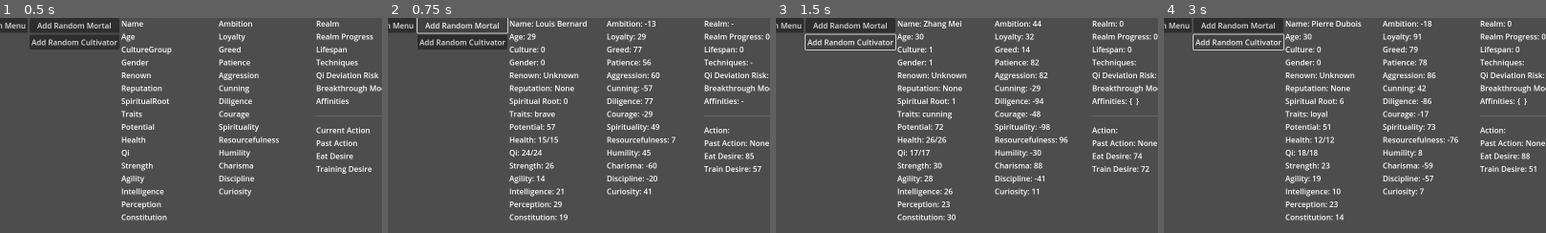
Above: before the commit, frames 1-4 (left to right).
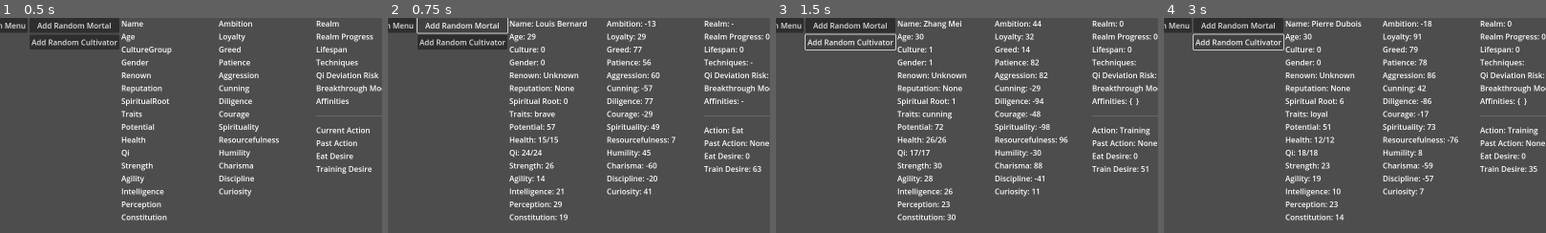
Above: after the commit, the same moments.

Repository: Chthonic-Studio/the_sect_master
Game: Godot game, scene res://Scenes/main.tscn
Same seed, same stepped clock (60 frames per second), same inputs: the game is played once before the commit and once after it.
Inputs:
- Up to frame 1 (0.5 s): no input
- Up to frame 2 (0.75 s): click "Add Random Mortal" at 0.5 s
- Up to frame 3 (1.5 s): click "Add Random Cultivator" at 1.25 s
- Up to frame 4 (3 s): click "Add Random Mortal" at 2 s; click "Add Random Cultivator" at 2.75 s
The pictures show only the part of the screen within x 8-58%, y 0-50%; the shares and areas given below are measured in that part.

Frame 1 is identical in both runs. In frame 2, 0.1% of the frame differs, in the area x 90-98%, y 50-72%; in frame 3, 0.2%; in frame 4, 0.2%.

Commit message:
More AI work

Diff:
--- a/Globals/CharacterManager.gd
+++ b/Globals/CharacterManager.gd
@@ -205,6 +205,20 @@
 		if char and char.has_method("get"): # Defensive check
 			_characters[char.id] = char
 
+func _on_day_passed(year: int, season: int, period: int, day: int) -> void:
+	# Loop through all characters and update their stats.
+	for res in all_character_resources:
+		if res:
+			# --- New: Decay Desire Cooldowns ---
+			if not res.desire_cooldowns.is_empty():
+				var desires_to_decay = res.desire_cooldowns.keys()
+				for desire_name in desires_to_decay:
+					# Reduce cooldown by a fixed amount each day.
+					res.desire_cooldowns[desire_name] = max(0, res.desire_cooldowns[desire_name] - 15)
+					# If cooldown reaches zero, remove it to keep the dictionary clean.
+					if res.desire_cooldowns[desire_name] == 0:
+						res.desire_cooldowns.erase(desire_name)
+
 # --- How & Where to Use ---
 # 1. Place in res://scripts/managers/character_manager.gd and autoload as "CharacterManager".
 # 2. Register every CharacterResource after creation or loading: CharacterManager.register_character(char_resource)
--- a/Resources/AI/Actions/EatAction.gd
+++ b/Resources/AI/Actions/EatAction.gd
@@ -7,19 +7,19 @@
 @export var max_duration: float = 2.0
 
 func can_perform(character: Node) -> bool:
-	# For now, anyone can eat if they are not at full health.
-	# Later, we could check for a food resource in their inventory.
-	var res = character.character_resource
-	return res and res.current_hp < res.max_hp
+	return true
 
-# This function now correctly overrides the parent's placeholder.
 func start_action(character: Node) -> void:
-	# It calls the parent's helper function with its own duration.
+	print("Starting EatAction with min_duration: %.2f, max_duration: %.2f" % [min_duration, max_duration])
 	_start_timer(min_duration, max_duration)
 
 func end_action(character: Node) -> void:
-	# Example effect: Restore some HP when eating finishes.
+	super.end_action(character)
+
 	var res = character.character_resource
 	if res:
-		res.current_hp = clamp(res.current_hp + 15, 0, res.max_hp)
+		var heal_amount = res.max_hp * 0.25
+		res.current_hp = clamp(res.current_hp + heal_amount, 0, res.max_hp)
+		print("%s finished eating. HP is now %d/%d." % [res.name_display, res.current_hp, res.max_hp])
+		# This is a duplicate print statement.
 		print("%s finished eating. HP is now %d." % [res.name_display, res.current_hp])
--- a/Resources/AI/Actions/EatAction.tres
+++ b/Resources/AI/Actions/EatAction.tres
@@ -4,7 +4,8 @@
 
 [resource]
 script = ExtResource("1_6yk28")
-min_duration = 1.0
-max_duration = 2.0
-action_name = ""
+min_duration = 2.0
+max_duration = 5.0
+action_name = "Eat"
+cooldown_to_apply = 100
 metadata/_custom_type_script = "uid://c4row6r72vg18"
--- a/Resources/AI/Actions/IdleAction.tres
+++ b/Resources/AI/Actions/IdleAction.tres
@@ -6,5 +6,5 @@
 script = ExtResource("1_renqs")
 min_duration = 2.0
 max_duration = 5.0
-action_name = ""
+action_name = "Idle"
 metadata/_custom_type_script = "uid://bo1x2c6kgdkj"
--- a/Resources/AI/Actions/MeditateAction.gd
+++ b/Resources/AI/Actions/MeditateAction.gd
@@ -16,8 +16,11 @@
 	_start_timer(min_duration, max_duration)
 
 func end_action(character: Node) -> void:
-	# Example effect: Restore some Qi when meditation finishes.
+	# Call parent to apply cooldown.
+	super.end_action(character)
+
+	# Basic training can slightly increase stats over a long time.
+	# For now, we'll just print a message.
 	var res = character.character_resource
 	if res:
-		res.current_qi = clamp(res.current_qi + 10, 0, res.max_qi)
-		print("%s finished meditating. Qi is now %d." % [res.name_display, res.current_qi])
+		print("%s finished a basic training session." % res.name_display)
--- a/Resources/AI/Actions/MeditateAction.tres
+++ b/Resources/AI/Actions/MeditateAction.tres
@@ -6,5 +6,5 @@
 script = ExtResource("1_j3sfy")
 min_duration = 3.0
 max_duration = 7.0
-action_name = ""
+action_name = "Training"
 metadata/_custom_type_script = "uid://ck5jfp6di3rl0"
--- a/Resources/AI/Desires/EatDesire.gd
+++ b/Resources/AI/Desires/EatDesire.gd
@@ -5,7 +5,13 @@
 
 
 func get_utility(character: Node) -> float:
-	# Example: Higher utility if HP/Qi is low, or a "hunger" stat
-	if character.character_resource.current_hp:
-		return 100.0 - float(character.character_resource.current_hp) # The lower the HP, the higher the desire
+	# The desire to eat is driven by the percentage of missing health.
+	var res = character.character_resource
+	if res and res.max_hp > 0:
+		# Calculate the percentage of health remaining (0.0 to 1.0)
+		var health_ratio = float(res.current_hp) / res.max_hp
+		# The desire is the inverse of the health ratio, scaled to 0-100.
+		# A character at 30% health will have a desire of 70.
+		var desire_score = (1.0 - health_ratio) * 100
+		return desire_score
 	return 0.0
--- a/Resources/AI/Desires/EatDesire.tres
+++ b/Resources/AI/Desires/EatDesire.tres
@@ -4,5 +4,5 @@
 
 [resource]
 script = ExtResource("1_k7vg5")
-desire_name = ""
+desire_name = "Eat"
 metadata/_custom_type_script = "uid://cksio66o0a2oq"
--- a/Resources/AI/Desires/TrainingDesire.gd
+++ b/Resources/AI/Desires/TrainingDesire.gd
@@ -5,7 +5,15 @@
 
 
 func get_utility(character: Node) -> float:
-	# Example: Higher utility if potential is high
-	if character.character_resource.potential:
-		return float(character.character_resource.potential)
+	# Desire to train is based on personality (Diligence, Ambition) and core stats (Potential).
+	var res = character.character_resource
+	if res:
+		# Normalize personality stats from [-100, 100] to [0, 100] for easier calculation.
+		var diligence_score = (res.diligence + 100) / 2
+		var ambition_score = (res.ambition + 100) / 2
+
+		# The final score is a weighted average of their potential and personality.
+		# A diligent character with high potential will have a strong desire to train.
+		var desire_score = (res.potential * 0.5) + (diligence_score * 0.3) + (ambition_score * 0.2)
+		return desire_score
 	return 0.0
--- a/Resources/AI/Desires/TrainingDesire.tres
+++ b/Resources/AI/Desires/TrainingDesire.tres
@@ -4,5 +4,5 @@
 
 [resource]
 script = ExtResource("1_og1qp")
-desire_name = ""
+desire_name = "Training"
 metadata/_custom_type_script = "uid://biwey5rhtw4m7"
--- a/Resources/AI/UtilityActionResource.gd
+++ b/Resources/AI/UtilityActionResource.gd
@@ -9,10 +9,12 @@
 signal action_completed(action_name)
 
 @export var action_name: String = "" # Name used for desire/action mapping and debug
+@export_range(0, 200, 5) var cooldown_to_apply: int = 100 # How much this action suppresses the desire.
 
 var _timer := 0.0
 
-# --- Public Functions (to be called by AI) ---
+func init() -> void:
+	_timer = 0.0
 
 # Returns true if this action can be performed by the character.
 # Child classes should override this with specific conditions.
@@ -37,11 +39,29 @@
 
 # Called when action ends. Child classes can override this for cleanup/effects.
 func end_action(character: Node) -> void:
+	# --- New Cooldown Logic ---
+	var res = character.character_resource
+	if res and cooldown_to_apply > 0:
+		# Add the cooldown value to the character's personal dictionary.
+		# This will suppress the desire that triggered this action.
+		res.desire_cooldowns[action_name] = res.desire_cooldowns.get(action_name, 0) + cooldown_to_apply
+		print("Applied cooldown of %d to '%s' for %s." % [cooldown_to_apply, action_name, res.name_display])
+
+	# Child classes can still add their own logic using super().
 	pass
 
 # --- Helper Function (for children to use) ---
 
-# Protected helper function for child classes to initialize the action timer.
 func _start_timer(min_duration: float, max_duration: float) -> void:
-	_timer = randf_range(min_duration, max_duration)
+	# --- REASON FOR CHANGE ---
+	# We are adding a critical safeguard. This 'assert' will cause the game to pause
+	# with an error if an action ever tries to start with a non-positive duration.
+	# This immediately tells us if the duration values from the child action are invalid.
+	assert(min_duration > 0 and max_duration > 0, "Action '%s' was started with a zero or negative duration." % action_name)
+
+	# We also ensure max_duration is always greater than or equal to min_duration.
+	var final_max = max(min_duration, max_duration)
+
+	_timer = randf_range(min_duration, final_max)
+
 	emit_signal("action_started", action_name)
--- a/Resources/AI/UtilityDesireResource.gd
+++ b/Resources/AI/UtilityDesireResource.gd
@@ -8,5 +8,26 @@
 @export var desire_name: String = "" # Used for action mapping and debug
 
 # Returns a utility value (float) for this desire, given character state
+# Child classes (EatDesire, TrainingDesire) will override this.
 func get_utility(character: Node) -> float:
-	return 0.0 # Override in child classes
+	# This function should be overridden in child classes like EatDesire.
+	return 0.0
+
+# --- New Final Calculation Function ---
+# This function wraps the desire's logic with the cooldown calculation.
+func get_final_utility(character: Node) -> float:
+	# 1. Get the base utility from the specific desire's logic.
+	var base_utility = get_utility(character)
+
+	# 2. Check for a cooldown on the character.
+	var res = character.character_resource
+	if not res:
+		return base_utility
+
+	# 3. Retrieve the specific cooldown for this desire.
+	var cooldown_modifier = res.desire_cooldowns.get(desire_name, 0.0)
+
+	# 4. Subtract the cooldown from the base utility. The result cannot be negative.
+	var final_utility = max(0, base_utility - cooldown_modifier)
+
+	return final_utility
--- a/Resources/Characters/CharacterResource.gd
+++ b/Resources/Characters/CharacterResource.gd
@@ -30,6 +30,7 @@
 
 # === Core Stats ===
 @export_category("Core Stats")
+@export var desire_cooldowns: Dictionary = {} # Stores temporary desire modifiers, e.g., {"Training": 100}
 @export_range(0, 99000000, 1)
 var max_hp: int = 100
 @export_range(0, 99000000, 1)
--- a/Scripts/AI/UtilityAI.gd
+++ b/Scripts/AI/UtilityAI.gd
@@ -42,24 +42,29 @@
 	if not character:
 		return
 
-	# --- AI Decision Loop ---
-	# 1. If no action is being performed, it's time to choose a new one.
-	if not current_action:
-		_select_next_action()
+	# If an action IS currently being performed, process it and do nothing else.
+	if current_action:
+		# The process_action function returns 'true' when it's finished.
+		var is_action_finished = current_action.process_action(character, delta)
+
+		if is_action_finished:
+			# The action has just finished. Time for cleanup.
+			# Store the name of the action that just completed.
+			previous_action_name = current_action.action_name
+
+			# Call the action's end function to apply any effects (e.g., restore HP).
+			current_action.end_action(character)
+
+			# Set current_action to null. The duplicated resource will be freed from memory.
+			current_action = null
+
+		# VERY IMPORTANT: We return here to ensure we don't try to pick a new
+		# action in the same frame that we are processing or finishing one.
 		return
 
-	# 2. If an action IS being performed, process it.
-	# The process_action function returns 'true' when it's finished.
-	if current_action.process_action(character, delta):
-		# 3. The action has just finished. Time for cleanup and state change.
-		# Store the name of the action that just completed.
-		previous_action_name = current_action.action_name
-
-		# Call the action's end function to apply any effects (e.g., restore HP).
-		current_action.end_action(character)
-
-		# Set current_action to null. This tells the AI to pick a new action on the next frame.
-		current_action = null
+	# If we reach this point, it means current_action is null.
+	# It is time to choose a new action.
+	_select_next_action()
 
 
 # This function evaluates all desires and selects the best possible action.
@@ -69,59 +74,55 @@
 	print("\n--- AI TICK: %s is choosing an action ---" % char_name)
 
 	var best_utility := -INF # Start with a very low score
-	var best_action: UtilityActionResource = null
+	var best_action_template: UtilityActionResource = null # We will find the best TEMPLATE
 
 	# --- Step 1: Evaluate all desires ---
-	# We loop through each desire to find out what the character wants to do most.
 	print("1. Evaluating desires...")
 	if desires.is_empty():
 		print("  [WARNING] No desires assigned to this AI. Cannot make decisions.")
 
 	for desire in desires:
-		var utility_score = desire.get_utility(character)
+		var utility_score = desire.get_final_utility(character)
 		print("  - Desire '%s' utility score: %.2f" % [desire.desire_name, utility_score])
 
-		# If this desire's score is the highest we've seen so far...
 		if utility_score > best_utility:
-			# ...find the action that corresponds to this desire.
-			print("    > This is a new highest score. Checking for a matching action...")
-			var corresponding_action = _find_action_for_desire(desire.desire_name)
+			var corresponding_action_template = _find_action_for_desire(desire.desire_name)
 
-			# Check if that action exists and if the character can currently perform it.
-			if not corresponding_action:
-				print("    [WARNING] No action found with name: '%s'. Check 'action_name' in your Action resources." % desire.desire_name)
-				continue # Skip to the next desire
+			if not corresponding_action_template:
+				print("    [WARNING] No action found with name: '%s'." % desire.desire_name)
+				continue
 
-			print("    > Found action: '%s'. Checking if it can be performed." % corresponding_action.action_name)
-			# Check if the character can currently perform it.
-			if corresponding_action.can_perform(character):
-				print("    [SUCCESS] '%s' can be performed. It is now the best candidate." % corresponding_action.action_name)
-				# If so, this is our new top candidate.
+			if corresponding_action_template.can_perform(character):
 				best_utility = utility_score
-				best_action = corresponding_action
+				best_action_template = corresponding_action_template
 			else:
-				print("    [INFO] '%s' cannot be performed right now." % corresponding_action.action_name)
+				print("    [INFO] '%s' cannot be performed right now." % corresponding_action_template.action_name)
 
 	# --- Step 2: Choose the final action ---
 	print("\n2. Making final decision...")
-	print("   - Best candidate action: '%s' with utility: %.2f" % [best_action.action_name if best_action else "None", best_utility])
+	var chosen_template: UtilityActionResource = null
+	if best_action_template:
+		print("   [DECISION] Selecting '%s' as the current action." % best_action_template.action_name)
+		chosen_template = best_action_template
+	else:
+		print("   [DECISION] No valid actions could be performed. Defaulting to 'Idle'.")
+		chosen_template = _find_action_for_desire("Idle")
 
-	# If we found a valid action and its score is meaningful (greater than 0)...
-	if best_action and best_utility > 0:
-		print("   [DECISION] Selecting '%s' as the current action." % best_action.action_name)
-		current_action = best_action
-	else:
-		# ...otherwise, the character has no pressing needs. Default to Idle.
-		print("   [DECISION] No pressing desires. Defaulting to 'Idle'.")
-		current_action = _find_action_for_desire("Idle")
+	# --- Step 3: Instantiate and Start the chosen action ---
+	if chosen_template:
+		# We DUPLICATE the chosen template to create a unique instance.
+		current_action = chosen_template.duplicate()
 
-	# --- Step 3: Start the chosen action ---
-	if current_action:
+		# --- REASON FOR CHANGE ---
+		# We now explicitly call our new init() function on the duplicated
+		# instance. This guarantees that the action's internal _timer is
+		# reset to 0 before we proceed, ensuring a clean start.
+		current_action.init()
+
 		print("3. Starting action: '%s'" % current_action.action_name)
 		current_action.start_action(character)
 		emit_signal("action_changed", current_action.action_name)
 	else:
-		# This is a fallback in case even the "Idle" action is missing.
 		print("[ERROR] Could not select an action! Even the 'Idle' action is missing or invalid.")
 		push_warning("AI could not select an action. No valid actions found, including Idle.")
 
